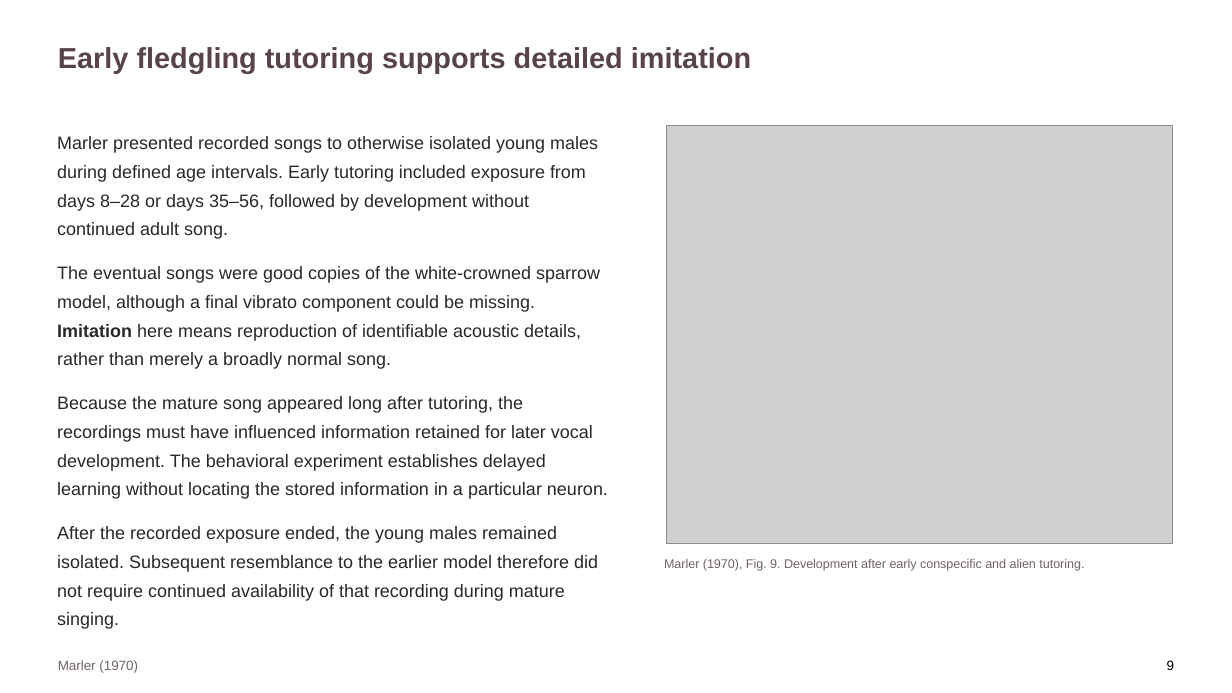
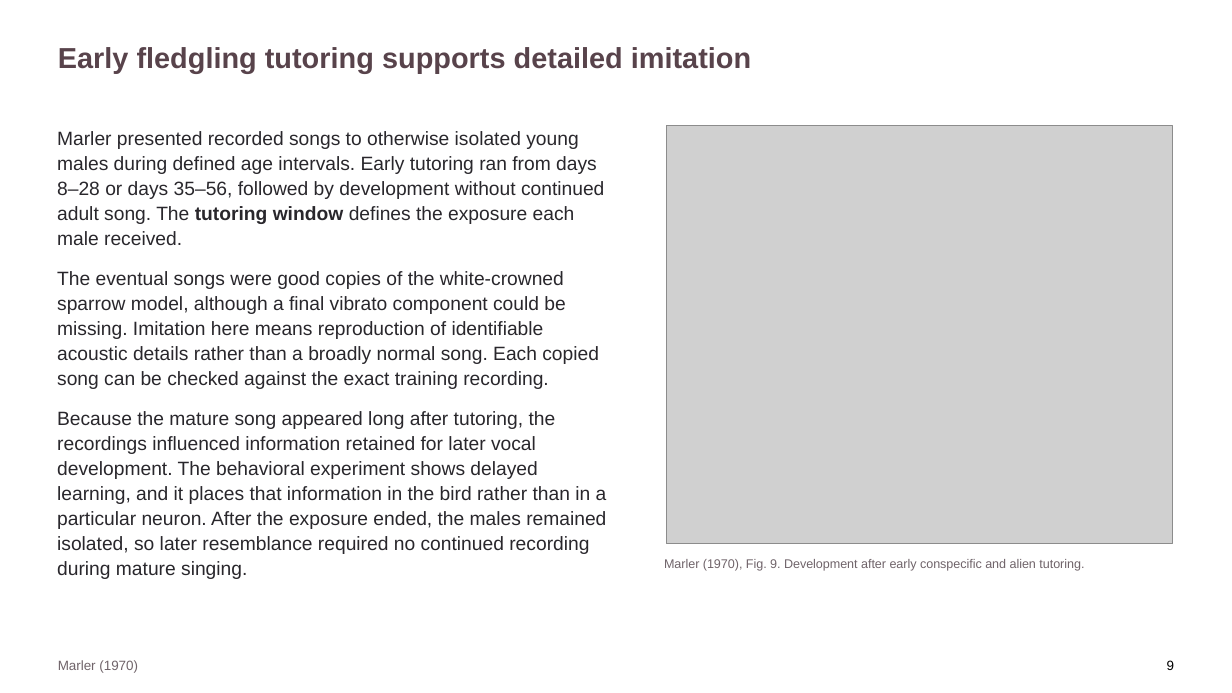
Before and after one commit to jordanxxlopez/NEUROETHOLOGY, a slide deck: slide 11 of scaffolded/Neuroethology_Lecture33_FA2026_SCAFFOLDED.pptx. Drawn at 1232x693 pixels with LibreOffice and Linux fonts; fonts in the diff are those of the drawing; grey boxes stand for pictures. Boxes give left, top, right and bottom in pixels: in the first picture for what was removed or moved away, otherwise in the second. Text is boxed around its words. In the diff, an @@ line names an element or a change of style, - is before the commit and + after.

```diff
--- a/scaffolded/Neuroethology_Lecture33_FA2026_SCAFFOLDED.pptx
+++ b/scaffolded/Neuroethology_Lecture33_FA2026_SCAFFOLDED.pptx
@@ text at (57,131,607,579): text changed; size 14 to 15 pt @@
-Marler presented recorded songs to otherwise isolated young males during defined age intervals. Early tutoring included exposure from days 8–28 or days 35–56, followed by development without continued adult song.
-The eventual songs were good copies of the white-crowned sparrow model, although a final vibrato component could be missing. Imitation here means reproduction of identifiable acoustic details, rather than merely a broadly normal song.
-Because the mature song appeared long after tutoring, the recordings must have influenced information retained for later vocal development. The behavioral experiment establishes delayed learning without locating the stored information in a particular neuron.
-After the recorded exposure ended, the young males remained isolated. Subsequent resemblance to the earlier model therefore did not require continued availability of that recording during mature singing.
+Marler presented recorded songs to otherwise isolated young males during defined age intervals. Early tutoring ran from days 8–28 or days 35–56, followed by development without continued adult song. The tutoring window defines the exposure each male received.
+The eventual songs were good copies of the white-crowned sparrow model, although a final vibrato component could be missing. Imitation here means reproduction of identifiable acoustic details rather than a broadly normal song. Each copied song can be checked against the exact training recording.
+Because the mature song appeared long after tutoring, the recordings influenced information retained for later vocal development. The behavioral experiment shows delayed learning, and it places that information in the bird rather than in a particular neuron. After the exposure ended, the males remained isolated, so later resemblance required no continued recording during mature singing.
```
Also in this commit, not shown: 57 other slides changed, 12 other files.
